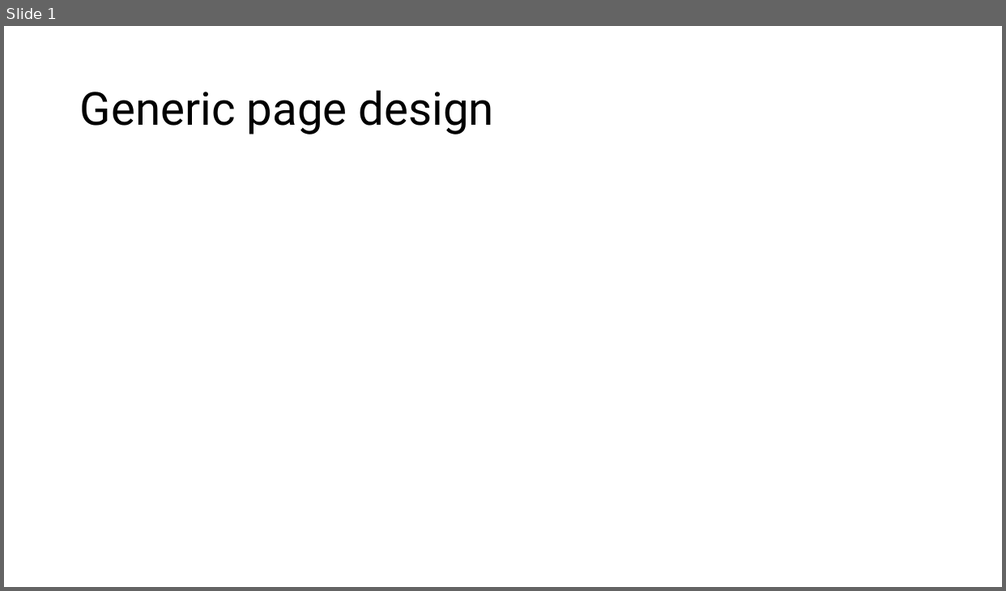
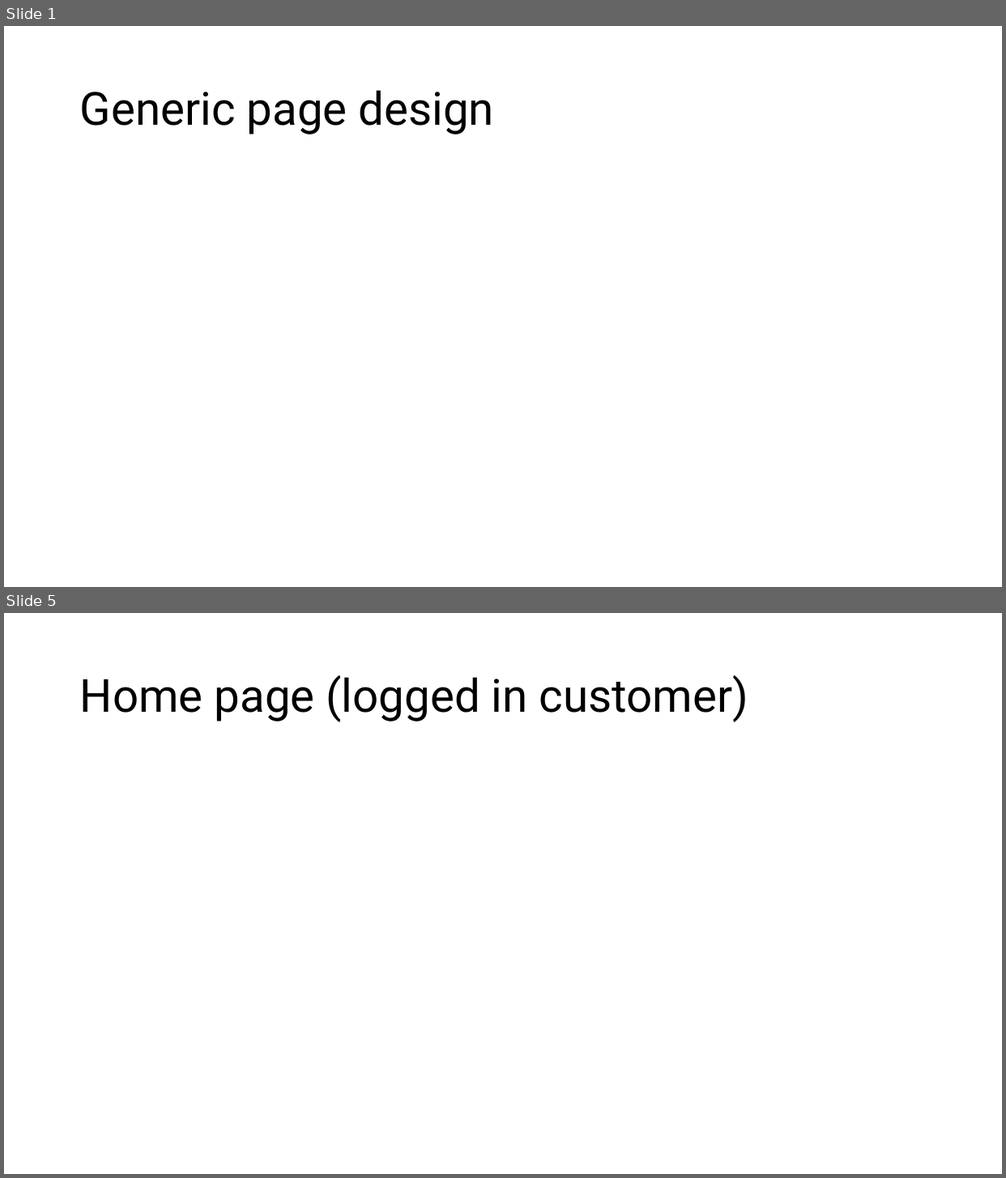
Before and after one commit to programmer647/Coursework, a slide deck: Writeup/Page designs.pptx. Shown one above the other, each under a label of ours: slide 1 before the commit, slides 1 and 5 after it; the slides between them are not shown. The pictures are 1006x591 and 1006x1178 pixels, drawn with LibreOffice and Linux fonts; fonts in the diff are those of the drawing. Boxes give left, top, right and bottom in pixels: in the first picture for what was removed or moved away, otherwise in the second. Text is boxed around its words. In the diff, an @@ line names an element or a change of style, - is before the commit and + after.

```diff
--- a/Writeup/Page designs.pptx
+++ b/Writeup/Page designs.pptx
@@ slide 5 added at (x1=4, y1=613, x2=1002, y2=1174), background #FFFFFF @@
@@ title added at (x1=80, y1=675, x2=748, y2=722), 44 pt, text #000000 @@
+Home page (logged in customer)
```
Also in this commit, not shown: 1 slide changed, 9 other slides added, 3 other files.
